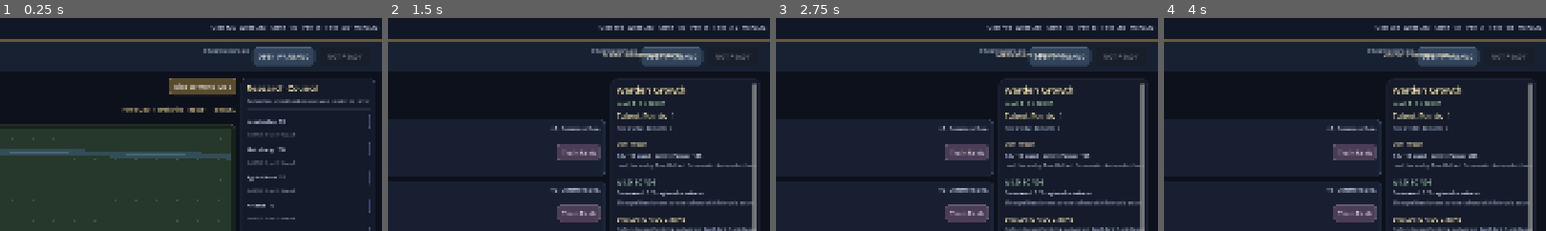
Above: before the commit, frames 1-4 (left to right).
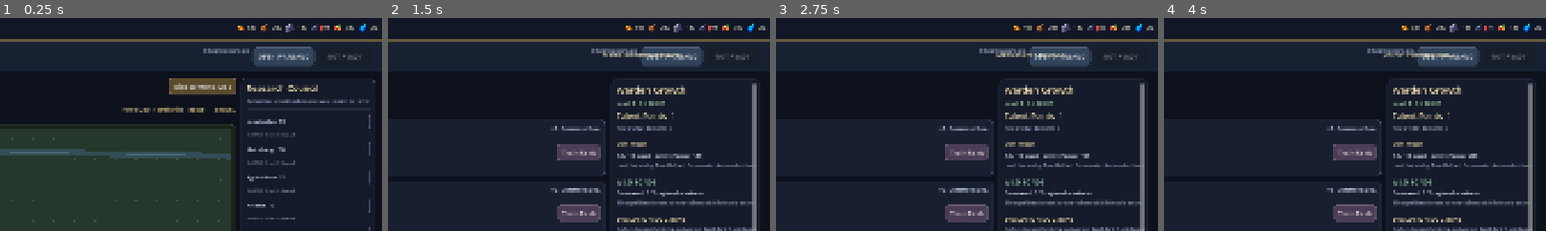
Above: after the commit, the same moments.

Repository: ramonsamagaio/marchbound
Game: Godot game, scene res://scenes/Main.tscn
Same seed, same stepped clock (60 frames per second), same inputs: the game is played once before the commit and once after it.
Inputs:
- Up to frame 1 (0.25 s): no input
- Up to frame 2 (1.5 s): click "OPEN WARBAND" at 0.5 s; click "Recruit" at 1.25 s
- Up to frame 3 (2.75 s): click "Train Rank" at 2 s
- Up to frame 4 (4 s): click "Recruit" at 2.75 s; click "Train Rank" at 3.5 s
The pictures show only the part of the screen within x 50-100%, y 0-50%; the shares and areas given below are measured in that part.

The runs differ from the first frame. In frame 1, 0.9% of the frame differs, in the area x 55-99%, y 2-7%; in frame 2, 0.9%; in frame 3, 0.9%; in frame 4, 0.8%.
Error after the commit: Parse Error: Cannot infer the type of "ring" variable because the value doesn't have a set type. (res://scripts/combat/VisualCombatArena.gd:75)

Commit message:
ui: switch main scene to visual shell

Diff:
--- a/scenes/Main.tscn
+++ b/scenes/Main.tscn
@@ -1,6 +1,6 @@
 [gd_scene load_steps=2 format=3]
 
-[ext_resource path="res://scripts/Main.gd" type="Script" id="1"]
+[ext_resource path="res://scripts/MainVisual.gd" type="Script" id="1"]
 
 [node name="Main" type="Control"]
 layout_mode = 3
